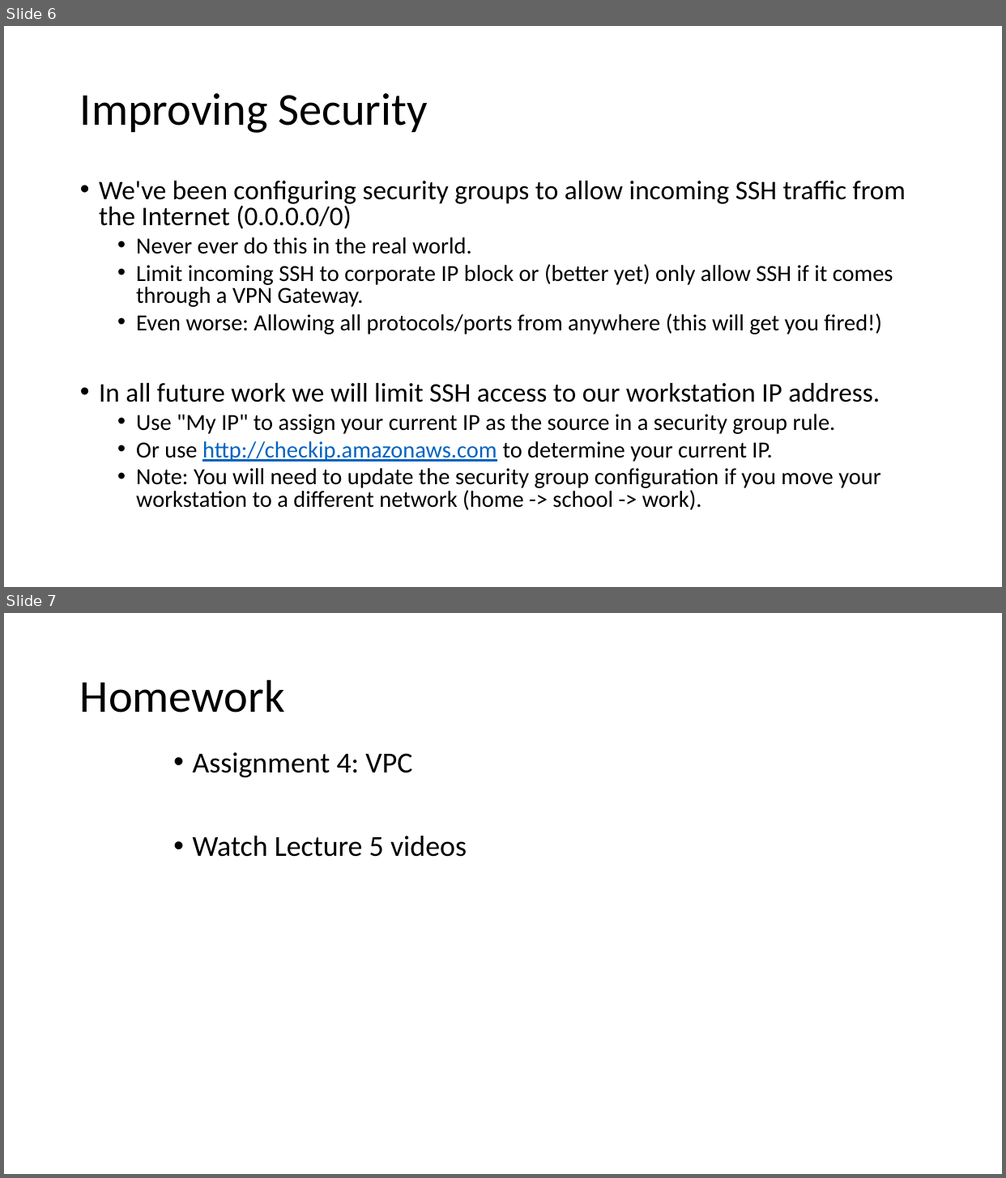
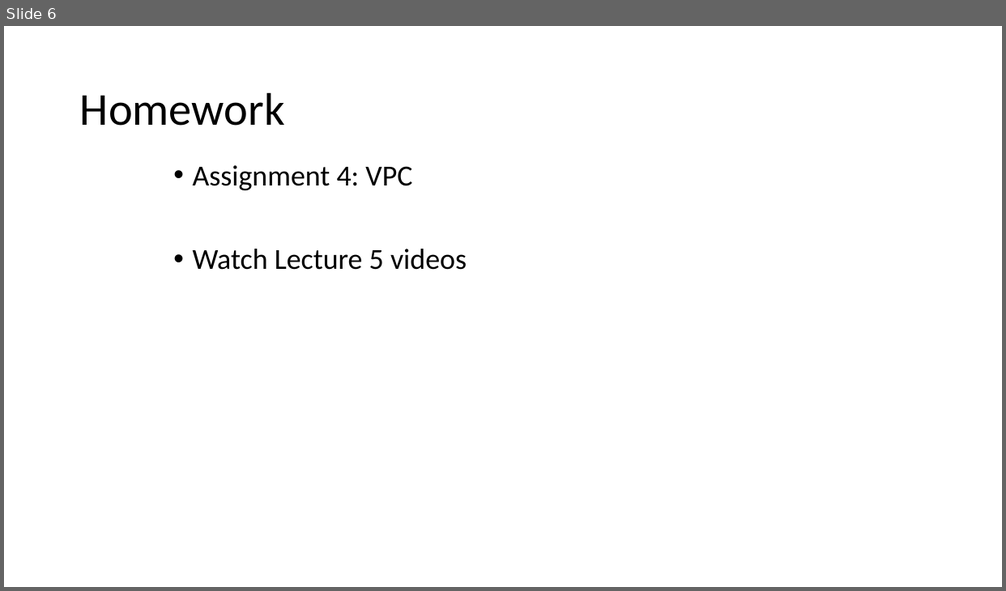
Before and after one commit to jasondbaker/infrastructure-class, a slide deck: review/lecture-review-week-4.pptx. Shown one above the other, each under a label of ours: slides 6 and 7 before the commit, slide 6 after it. The pictures are 1006x1178 and 1006x591 pixels, drawn with LibreOffice and Linux fonts; fonts in the diff are those of the drawing. Boxes give left, top, right and bottom in pixels: in the first picture for what was removed or moved away, otherwise in the second. Text is boxed around its words. In the diff, an @@ line names an element or a change of style, - is before the commit and + after.

```diff
--- a/review/lecture-review-week-4.pptx
+++ b/review/lecture-review-week-4.pptx
@@ slide 6 removed at <box>4,26,1002,587</box>, background #FFFFFF @@
@@ title removed at <box>80,93,427,133</box> @@
-Improving Security
@@ text removed at <box>99,181,906,510</box> @@
-• We've been configuring security groups to allow incoming SSH traffic from the Internet (0.0.0.0/0)
-  • Never ever do this in the real world.
-  • Limit incoming SSH to corporate IP block or (better yet) only allow SSH if it comes through a VPN Gateway.
-  • Even worse: Allowing all protocols/ports from anywhere (this will get you fired!)
-• In all future work we will limit SSH access to our workstation IP address.
-  • Use "My IP" to assign your current IP as the source in a security group rule.
-  • Or use http://checkip.amazonaws.com to determine your current IP.
-  • Note: You will need to update the security group configuration if you move your workstation to a different network (home -> school -> work).
@@ what was slide 7 is now slide 6 @@
```
Also in this commit, not shown: 7 other files.
